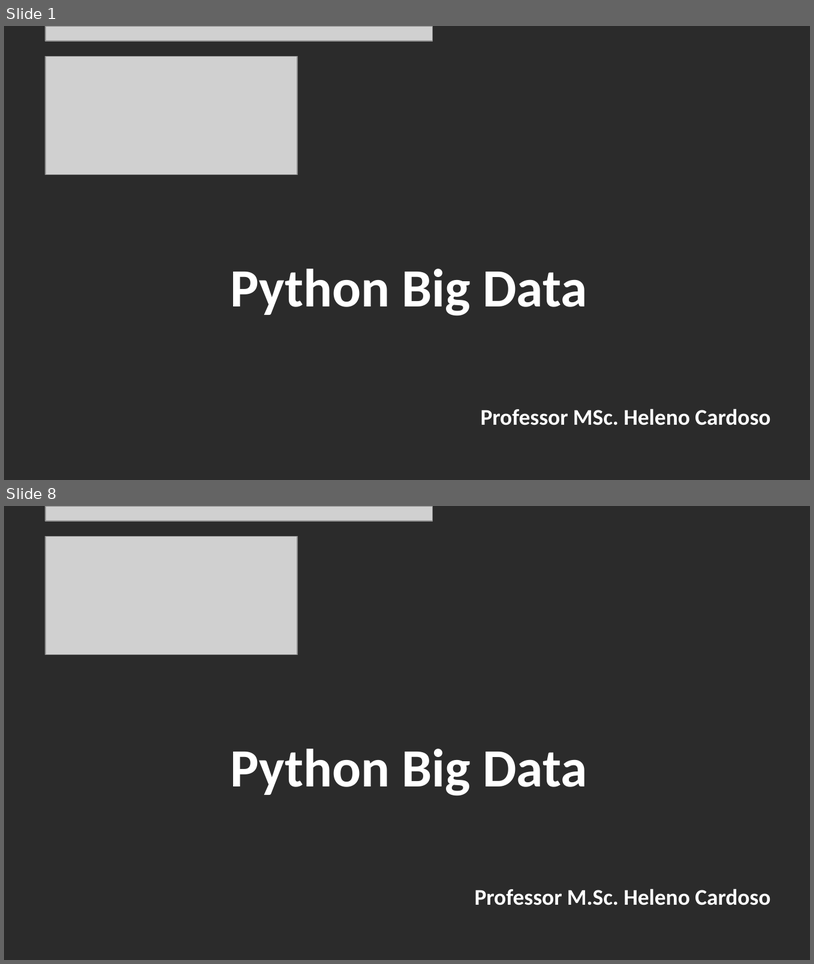
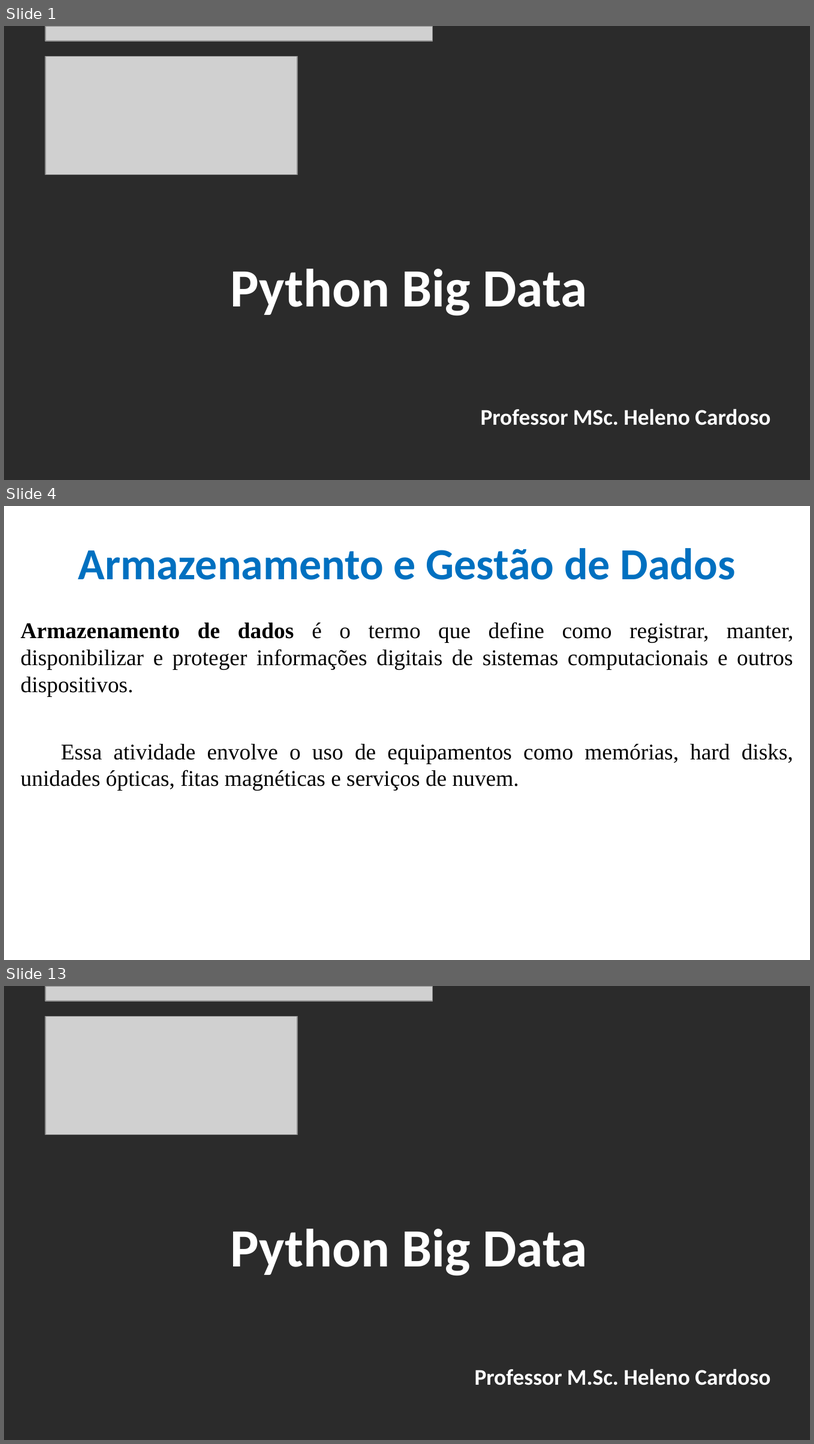
Before and after one commit to CloudEducationBrazil/WydenPythonBigData, a slide deck: 01 Classes/Aula 02 - Python Big Data.pptx. Shown one above the other, each under a label of ours: slides 1 and 8 before the commit, slides 1, 4 and 13 after it; the slides between them are not shown. The pictures are 814x964 and 814x1444 pixels, drawn with LibreOffice and Linux fonts; fonts in the diff are those of the drawing; grey boxes stand for pictures; background and template pictures are left out; a plain dark background stands for a picture behind light text. Boxes give left, top, right and bottom in pixels: in the first picture for what was removed or moved away, otherwise in the second. Text is boxed around its words. In the diff, an @@ line names an element or a change of style, - is before the commit and + after.

```diff
--- a/01 Classes/Aula 02 - Python Big Data.pptx
+++ b/01 Classes/Aula 02 - Python Big Data.pptx
@@ slide 4 added at (x1=4, y1=506, x2=810, y2=960), background picture (left out) @@
@@ title added at (x1=78, y1=548, x2=736, y2=580), 39.6 pt, text #0070C0, bold @@
+Armazenamento e Gestão de Dados
@@ text added at (x1=21, y1=622, x2=794, y2=790), 20 pt, text #000000 @@
+Armazenamento de dados é o termo que define como registrar, manter, disponibilizar e proteger informações digitais de sistemas computacionais e outros dispositivos.
+Essa atividade envolve o uso de equipamentos como memórias, hard disks, unidades ópticas, fitas magnéticas e serviços de nuvem.
@@ what was slide 8 is now slide 13 @@
```
Also in this commit, not shown: 6 slides changed, 4 other slides added, 22 other files.
